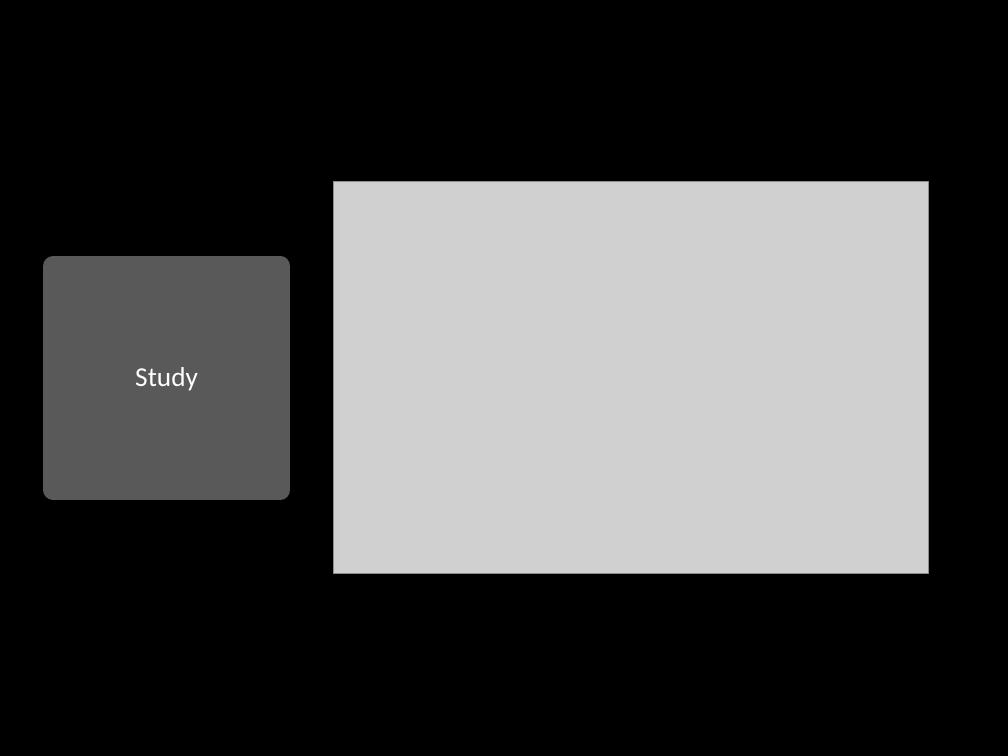
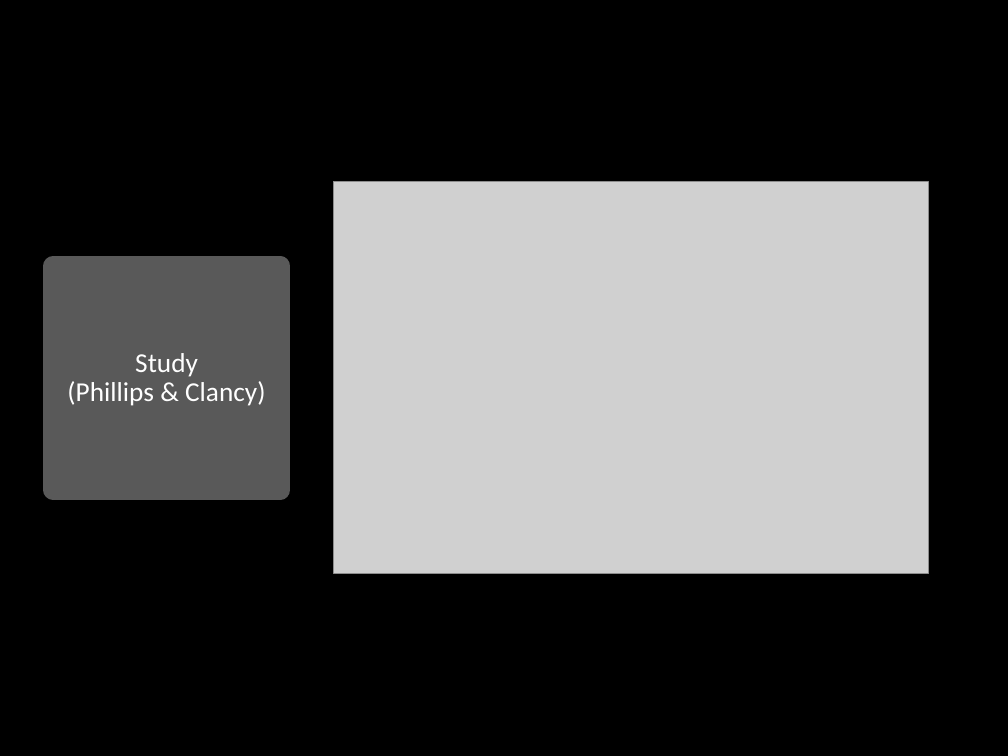
Before and after one commit to jwknaup/Junior, a slide deck: slide 7 of HON 394/Social Desirability Bias.pptx (slide 5 before the commit). Drawn at 1008x756 pixels with LibreOffice and Linux fonts; fonts in the diff are those of the drawing; grey boxes stand for pictures. Boxes give left, top, right and bottom in pixels: in the first picture for what was removed or moved away, otherwise in the second. Text is boxed around its words. In the diff, an @@ line names an element or a change of style, - is before the commit and + after.

```diff
--- a/HON 394/Social Desirability Bias.pptx
+++ b/HON 394/Social Desirability Bias.pptx
@@ title at box(67, 353, 265, 406): text changed @@
-Study
+Study
+(Phillips & Clancy)
```
Also in this commit, not shown: 3 other slides changed, 3 slides added, 4 other files.
